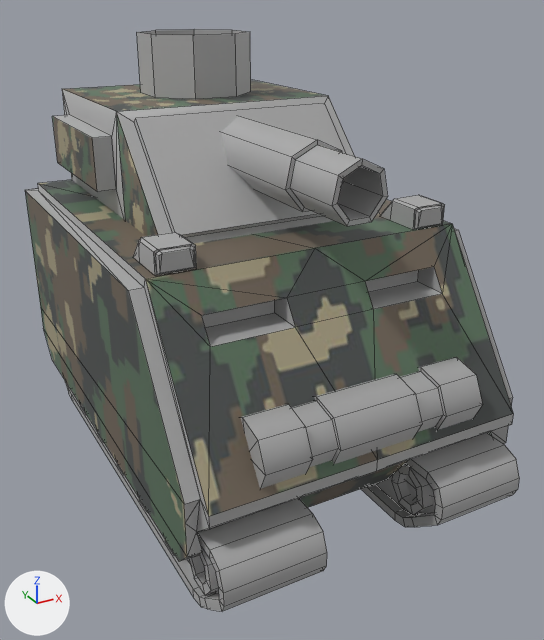
Two versions of the FBX model Assets/Source/Art/Models/Tanks/Tank(5Level).fbx, one commit apart.
Camera for both pictures: a camera (50 mm lens) standing at (-2.28, -4.52, 3.19) and looking at (0.12, -0.16, 1.01). The axes (+X, +Y, +Z) are drawn at lower left. The lights are the same throughout. Mesh edges are drawn as thin lines. Where no turn or scale is listed for an object, it has been applied to the vertices. Vertices at the same position are counted once.

Names of what the first picture shows: 'Tank', 'TankTurret'.
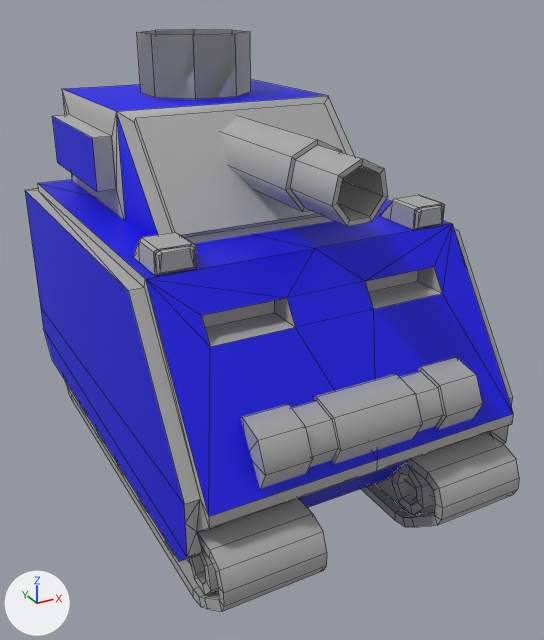
Where the newer file only moved an object's origin or applied its transform, the numbers keep the older frame.

What changed in the scene script:
```text
Change mat_main:
    remove mat_main.texture = img_2_jpg
    add mat_main.base_color = (0.000903, 0.0, 0.801)  # blue #0300e7
Change me_mesh_021:
    used by ob_tankturret; location = (0.0, 0.39, 2.175)
    remove me_mesh_021.from_pydata(...)  # 103 vertices, 98 faces; spans x -0.92..0.92, y -1.73..1.3, z -0.57..0.74
    add me_mesh_021.from_pydata(...)  # 119 vertices, 106 faces; spans x -0.92..0.92, y -1.73..1.3, z -0.57..0.74
    me_mesh_021 part 1: a new loose piece of 16 vertices spanning x -0.36..0.4, y 0.06..0.81, z 0.32..0.74, in mat_additional_mat (light grey #cacaca)
```

What differs and where, as boxes [x1, y1, x2, y2] in the pictures (544 x 640 px):
'Tank', surface changed (grey to blue): [25, 180, 513, 564] in both
'TankTurret', surface changed, reshaped: [52, 29, 388, 244] in both
part 1 of me_mesh_021, added: after [137, 29, 251, 100]
